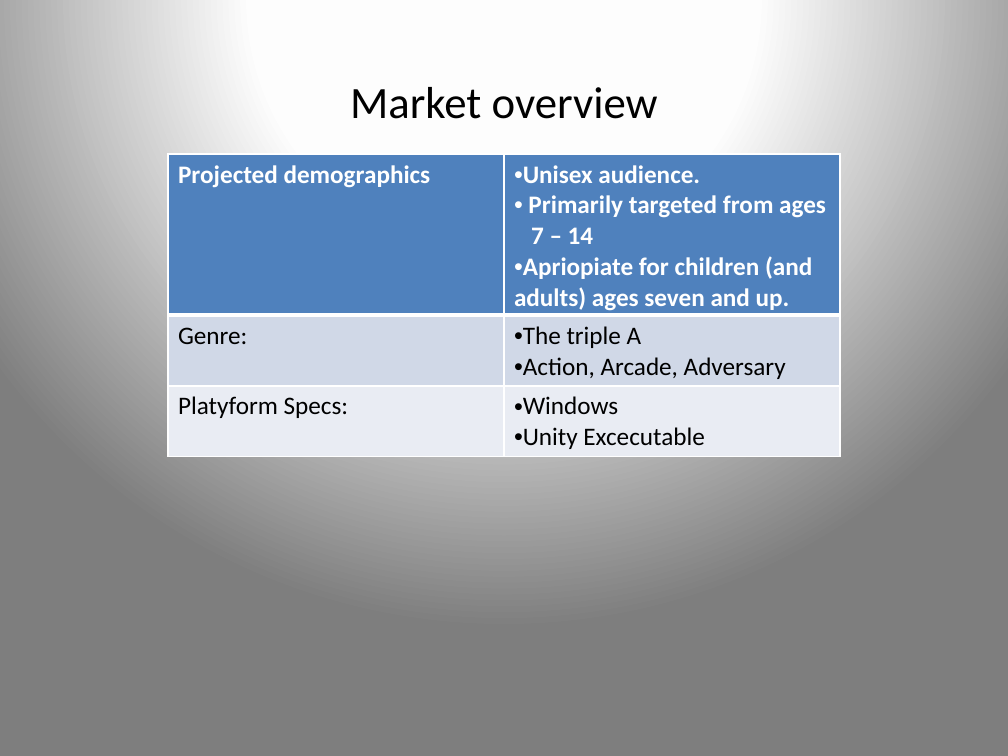
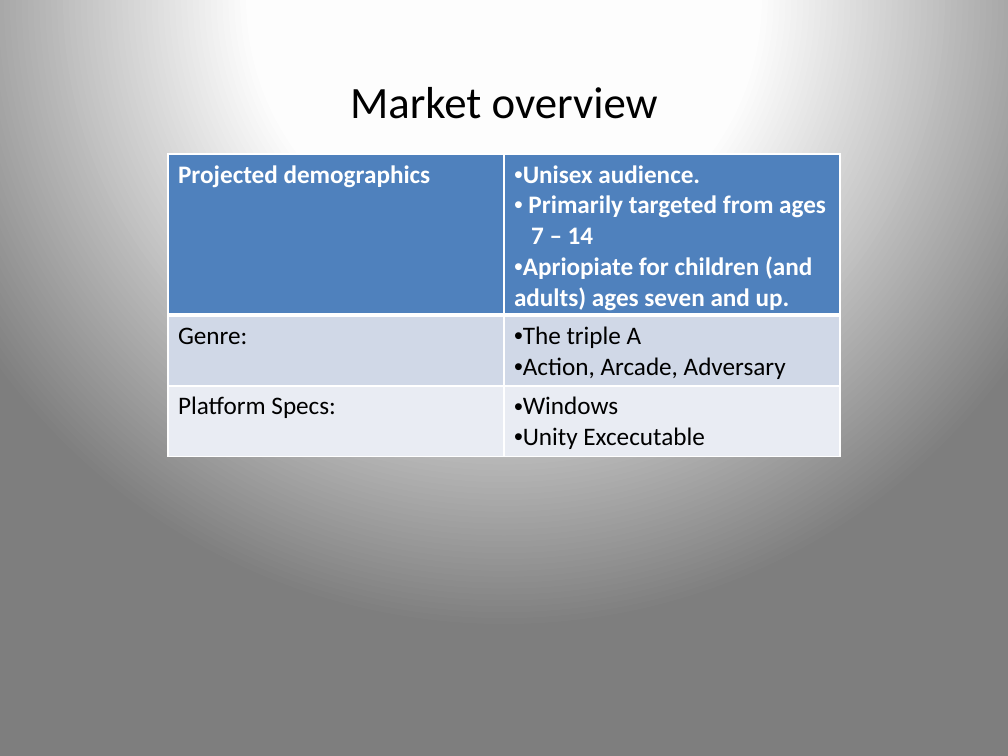
Before and after one commit to UoSGamesGroups/second-semester-s2-l4-5-group-19, a slide deck: slide 3 of Presentation/Pitch Presentation_Group 19.pptx. Drawn at 1008x756 pixels with LibreOffice and Linux fonts; fonts in the diff are those of the drawing. Boxes give left, top, right and bottom in pixels: in the first picture for what was removed or moved away, otherwise in the second. Text is boxed around its words. In the diff, an @@ line names an element or a change of style, - is before the commit and + after.

```diff
--- a/Presentation/Pitch Presentation_Group 19.pptx
+++ b/Presentation/Pitch Presentation_Group 19.pptx
@@ table at [168,154,840,457] @@
-row 3, column 1: Platyform Specs:
+row 3, column 1: Platform Specs:
```
Also in this commit, not shown: 3 other slides changed, 1 slide added, 15 other files.
